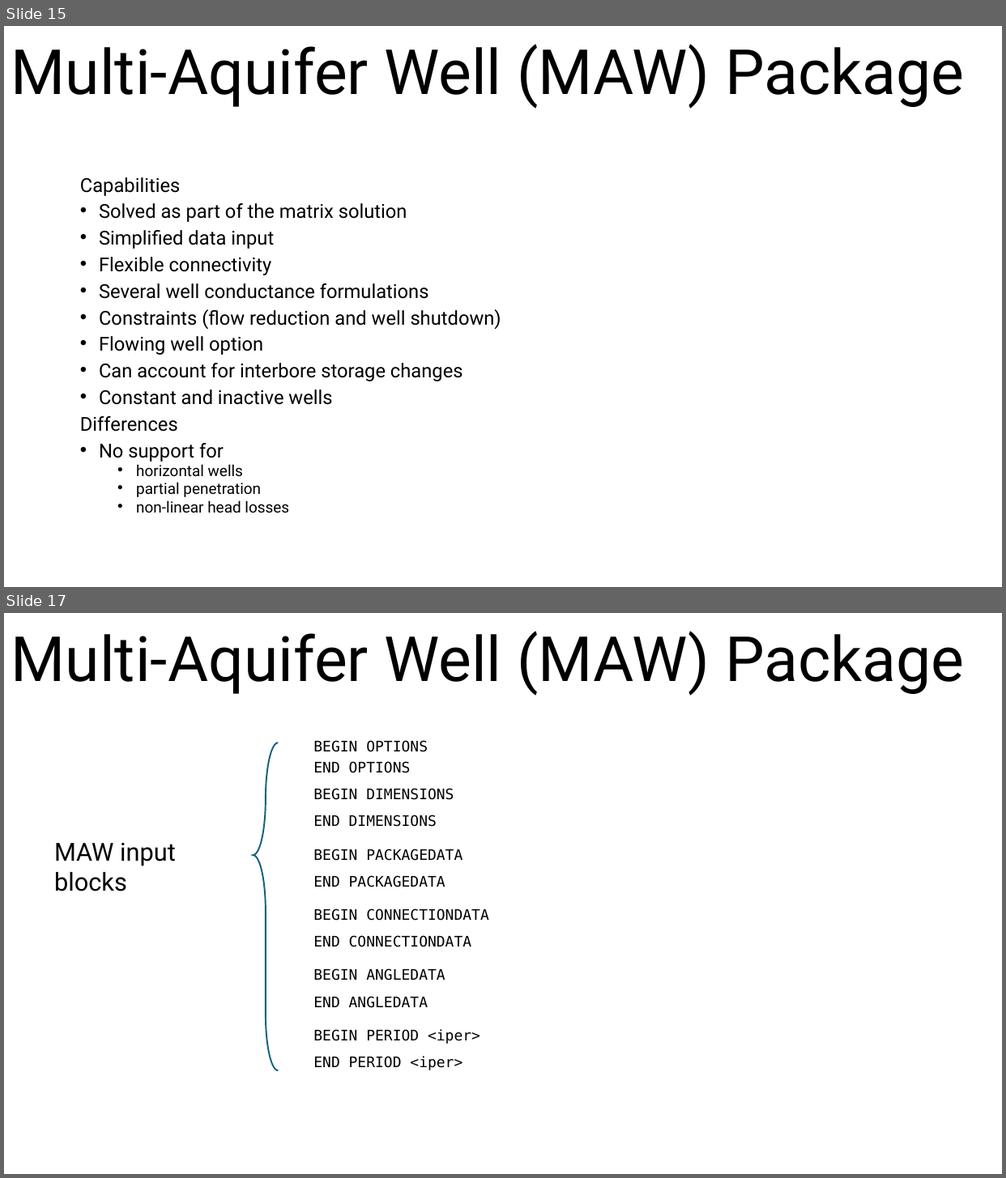
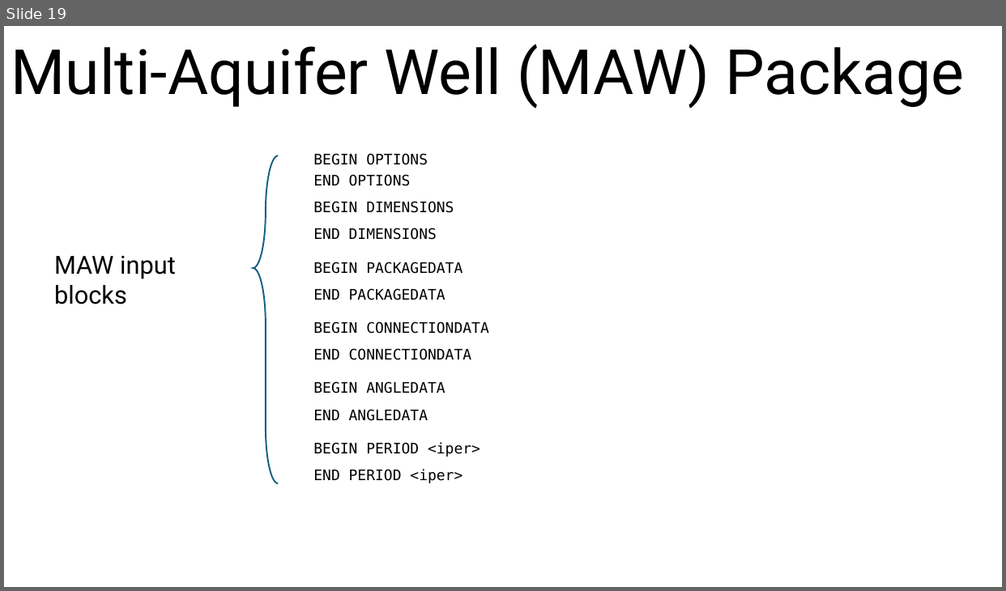
Before and after one commit to jlarsen-usgs/CWEMF-advanced-modflow, a slide deck: presentations/Advanced_Packages.pptx. Shown one above the other, each under a label of ours: slides 15 and 17 before the commit, slide 19 after it; the slides between them are not shown. The pictures are 1006x1178 and 1006x591 pixels, drawn with LibreOffice and Linux fonts; fonts in the diff are those of the drawing. Boxes give left, top, right and bottom in pixels: in the first picture for what was removed or moved away, otherwise in the second. Text is boxed around its words. In the diff, an @@ line names an element or a change of style, - is before the commit and + after.

```diff
--- a/presentations/Advanced_Packages.pptx
+++ b/presentations/Advanced_Packages.pptx
@@ slide 15 removed at (4, 26, 1002, 587), background #FFFFFF @@
@@ text removed at (11, 44, 964, 109) @@
-Multi-Aquifer Well (MAW) Package
@@ text removed at (80, 177, 501, 514) @@
-Capabilities
-• Solved as part of the matrix solution
-• Simplified data input
-• Flexible connectivity
-• Several well conductance formulations
-• Constraints (flow reduction and well shutdown)
-• Flowing well option
-• Can account for interbore storage changes
-• Constant and inactive wells
-Differences
-• No support for
-  • horizontal wells
-  • partial penetration
-  • non-linear head losses
@@ what was slide 17 is now slide 19 @@
```
Also in this commit, not shown: 7 slides changed, 3 slides added.
